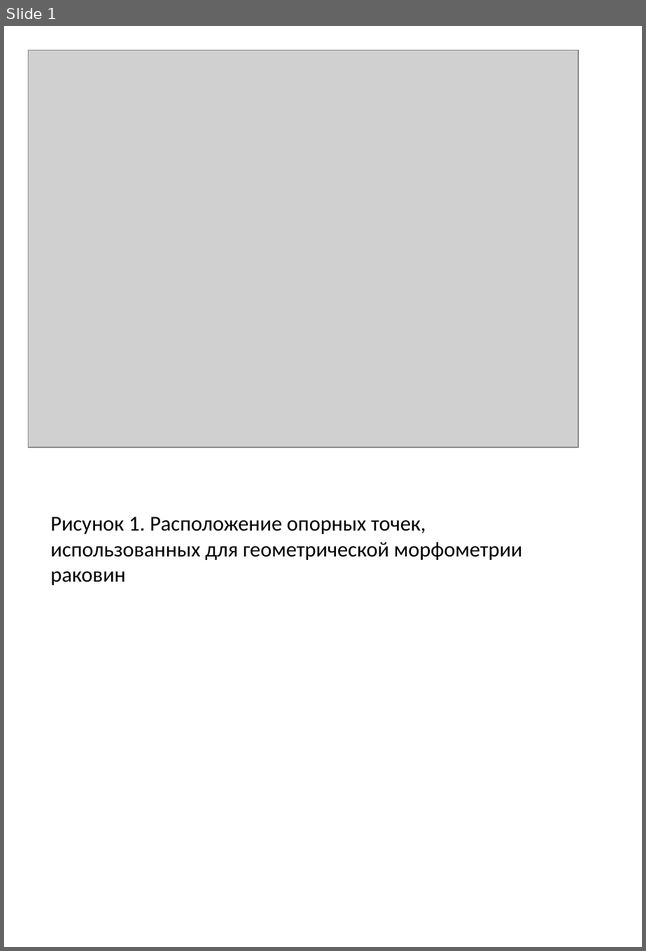
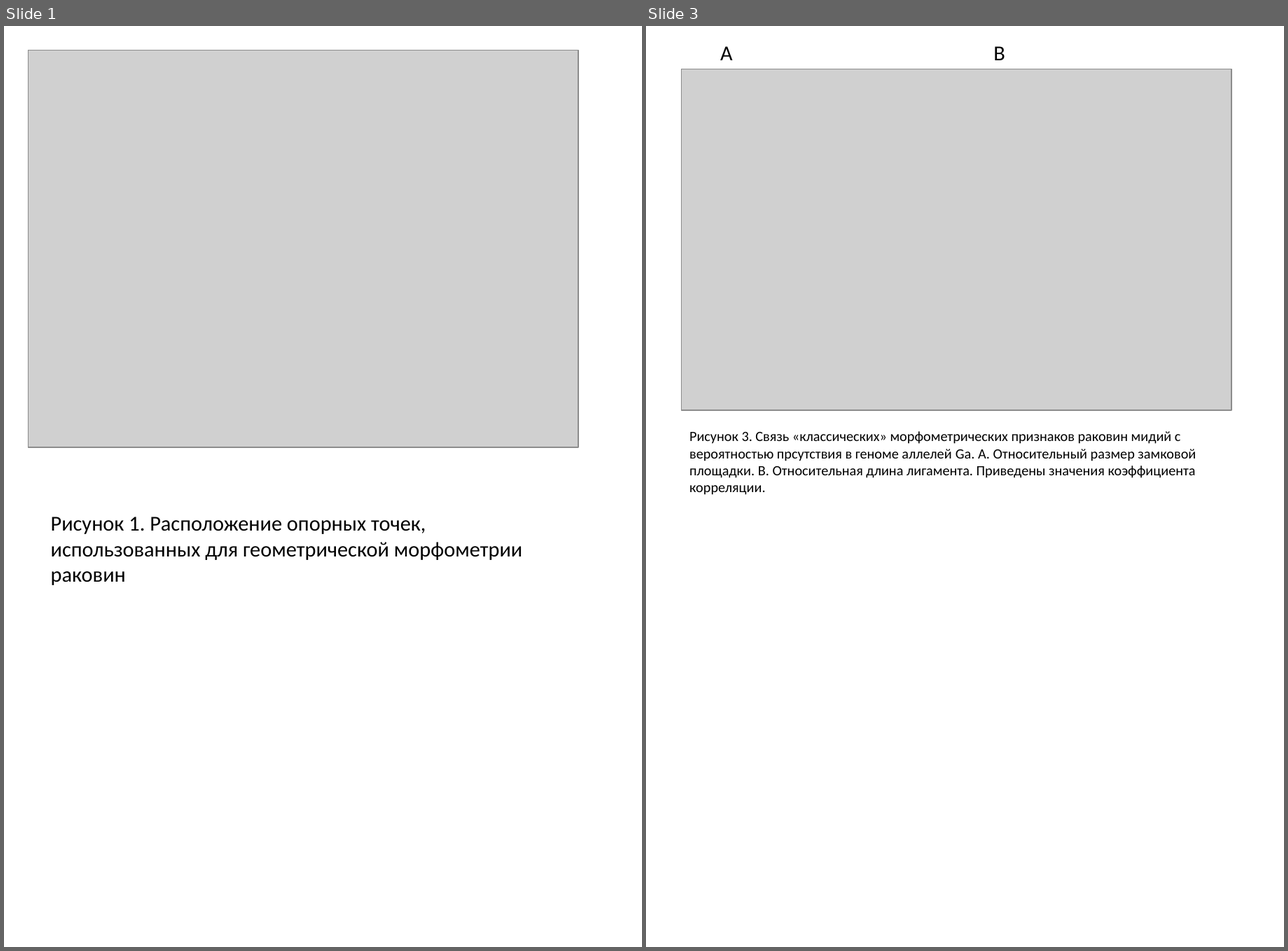
Before and after one commit to polydora/Articles_in_progress, a slide deck: Edulis trossulus galloprovincialis in Goseid/R_calc_geomorph/Figures/Блок иллюстарций морфология.pptx. Shown side by side, each under a label of ours: slide 1 before the commit, slides 1 and 3 after it; the slides between them are not shown. The pictures are 646x951 and 1288x951 pixels, drawn with LibreOffice and Linux fonts; fonts in the diff are those of the drawing; grey boxes stand for pictures. Boxes give left, top, right and bottom in pixels: in the first picture for what was removed or moved away, otherwise in the second. Text is boxed around its words. In the diff, an @@ line names an element or a change of style, - is before the commit and + after.

```diff
--- a/Edulis trossulus galloprovincialis in Goseid/R_calc_geomorph/Figures/Блок иллюстарций морфология.pptx
+++ b/Edulis trossulus galloprovincialis in Goseid/R_calc_geomorph/Figures/Блок иллюстарций морфология.pptx
@@ slide 3 added at <box>646,26,1284,947</box>, background #FFFFFF @@
@@ text added at <box>720,46,733,60</box>, 18 pt, text #000000 @@
+A
@@ text added at <box>993,46,1004,60</box>, 18 pt, text #000000 @@
+B
@@ picture added at <box>681,69,1231,410</box> @@
@@ text added at <box>689,431,1196,495</box>, 12 pt, text #000000 @@
+Рисунок 3. Связь «классических» морфометрических признаков раковин мидий с вероятностью прсутствия в геноме аллелей Ga. A. Относительный размер замковой площадки. B. Относительная длина лигамента. Приведены значения коэффициента корреляции.
```
Also in this commit, not shown: 1 slide changed, 1 slide removed, 12 other files.
